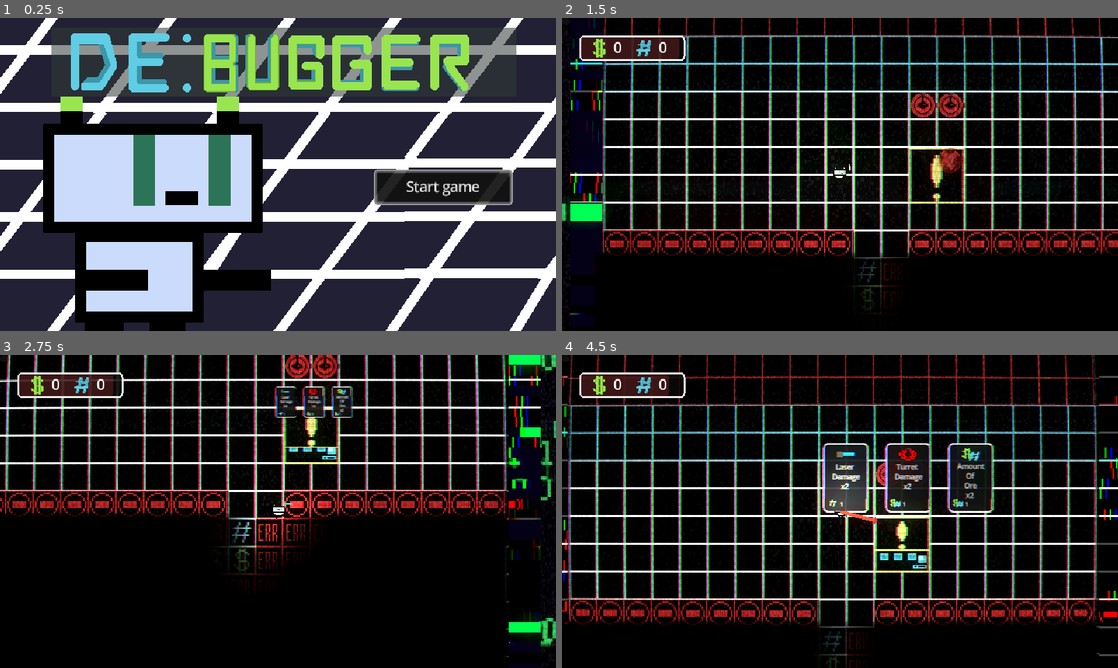
Above: before the commit, frames 1-4 (two rows, left to right).
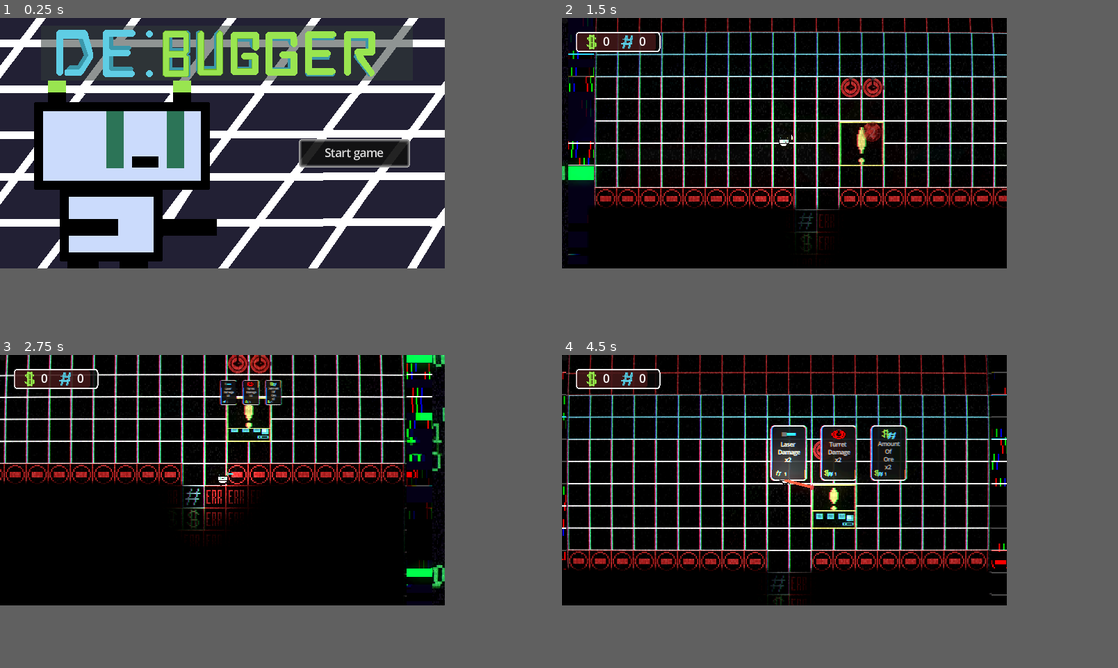
Above: after the commit, the same moments.

Repository: LexMalch/DebagerNew
Game: Godot game, scene res://scene/startsreen/start_screen.tscn
Two runs of this game, one before a commit and one after it. Both use one fixed random seed, a clock stepped at 60 frames per second and the inputs below.
Inputs (mouse positions are in pixels of both pictures, inside the frame that each line leads up to):
- Up to frame 1 (0.25 s): no input
- Up to frame 2 (1.5 s): click "Start game" at 0.5 s; move the mouse to (962, 158) at 1.27 s; hold D (right) from 1.28 s (still down); hold 3 (build_mode) from 1.28 s (still down)
- Up to frame 3 (2.75 s): move the mouse to (166, 527) at 2.02 s; release D (right) at 2.03 s; release 3 (build_mode) at 2.03 s; hold S (down) from 2.03 s (still down); tap 1 (dig_mode) at 2.1 s
- Up to frame 4 (4.5 s): move the mouse to (895, 442) at 2.77 s; release S (down) at 2.78 s; hold D (right) 2.78-3.53 s; tap 2 (fight_mode) at 2.85 s; move the mouse to (812, 574) at 3.52 s; hold W (up) 3.53-4.28 s; tap E (interact) at 3.6 s; move the mouse to (1006, 558) at 4.27 s; press the mouse at (1006, 558) at 4.28 s; hold A (left) from 4.28 s (still down)
The window is 800x450 before the commit and 640x360 after it. Grey fills any space a smaller window leaves; there, only what the larger window draws over its background counts as a difference.

The runs differ from the first frame. In frame 1, 51% of the frame differs, in the area x 0-100%, y 0-100%; in frame 2, 28%; in frame 3, 24%; in frame 4, 33%.

Commit message:
sdfgsdfg

Diff:
--- a/project.godot
+++ b/project.godot
@@ -33,8 +33,6 @@
 window/size/viewport_height=360
 window/size/initial_position_type=0
 window/size/resizable=false
-window/size/window_width_override=1280
-window/size/window_height_override=720
 window/stretch/mode="viewport"
 window/vsync/vsync_mode=0
 
Not shown, changed: export_presets.cfg
